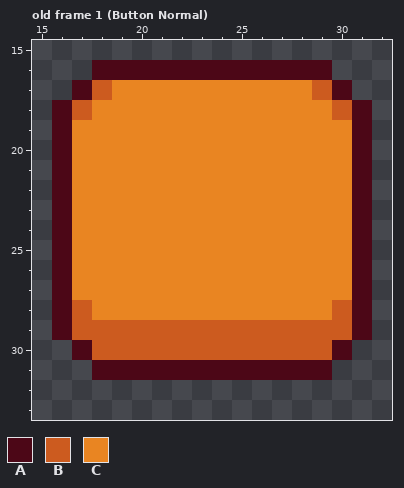
Edited in one commit: pixel-art file (Sprites/UI/theme_assets.ase). Above, as it was before the edit.
48x48 pixels, 52 frames. Shown: old frame 1 (Button Normal): x 15..32, y 15..33. The commit also changed other frames, which this record leaves out.
Palette (. is transparent): A #4c0717  B #cc5b1f  C #e98522
After:
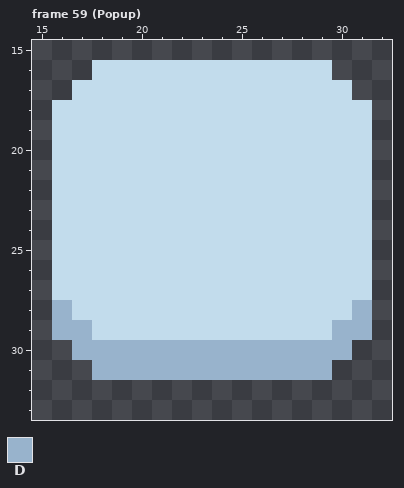
Colours new in this view: D #98b3cc
A new or re-ordered frame is compared with the old frame closest to it.
Commit message: Updated popup and checkbox visuals
Difference:
frames 52 -> 59
@@ palette @@
-C #e98522
+C #c2dcec
--- frame 59 (Popup) is new; against old frame 1 (Button Normal), layer "Layer 1"
@@ x 15..32 @@
 15 ..................
-16 ...AAAAAAAAAAAA...
-17 ..ABCCCCCCCCCCBA..
-18 .ABCCCCCCCCCCCCBA.
-19 .ACCCCCCCCCCCCCCA.
-20 .ACCCCCCCCCCCCCCA.
-21 .ACCCCCCCCCCCCCCA.
-22 .ACCCCCCCCCCCCCCA.
-23 .ACCCCCCCCCCCCCCA.
-24 .ACCCCCCCCCCCCCCA.
-25 .ACCCCCCCCCCCCCCA.
-26 .ACCCCCCCCCCCCCCA.
-27 .ACCCCCCCCCCCCCCA.
-28 .ABCCCCCCCCCCCCBA.
-29 .ABBBBBBBBBBBBBBA.
-30 ..ABBBBBBBBBBBBA..
-31 ...AAAAAAAAAAAA...
+16 ...CCCCCCCCCCCC...
+17 ..CCCCCCCCCCCCCC..
+18 .CCCCCCCCCCCCCCCC.
+19 .CCCCCCCCCCCCCCCC.
+20 .CCCCCCCCCCCCCCCC.
+21 .CCCCCCCCCCCCCCCC.
+22 .CCCCCCCCCCCCCCCC.
+23 .CCCCCCCCCCCCCCCC.
+24 .CCCCCCCCCCCCCCCC.
+25 .CCCCCCCCCCCCCCCC.
+26 .CCCCCCCCCCCCCCCC.
+27 .CCCCCCCCCCCCCCCC.
+28 .DCCCCCCCCCCCCCCD.
+29 .DDCCCCCCCCCCCCDD.
+30 ..DDDDDDDDDDDDDD..
+31 ...DDDDDDDDDDDD...
 32 ..................
Changed places in both pictures, as pixel boxes (x1, y1, x2, y2):
changed: (52, 60, 372, 380)
